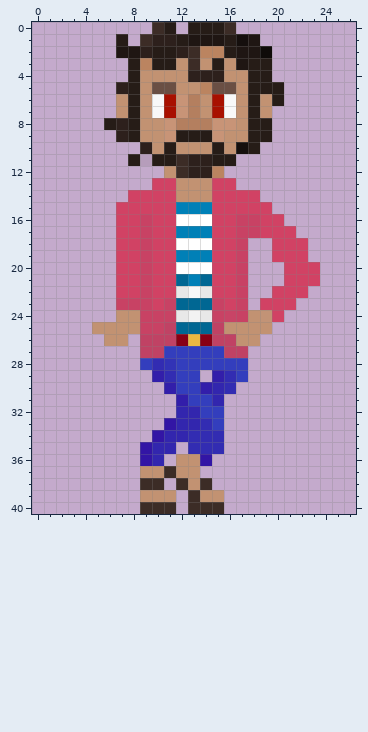
Pixel-art sprite: Tadzik/files/textures/isaydisco/1.png. Above, as it was before the edit.
The file is 27x41 pixels. Pixels under 10% opacity are left out. Colours within 5 levels of each other are drawn and written as one.
After:
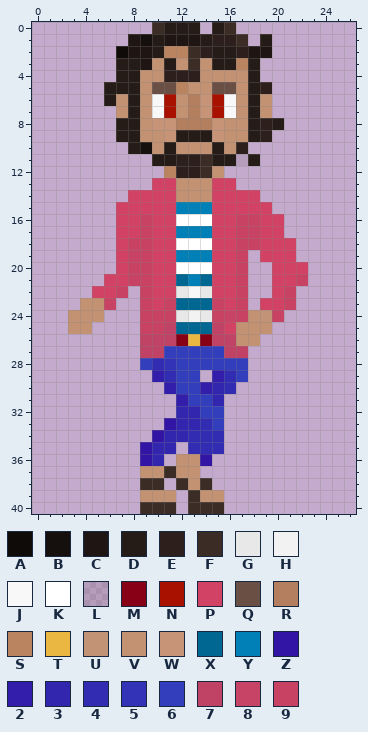
Palette (. is transparent): A #0f0b09  B #150f0d  C #1f1613  D #261c17  E #2d201c  F #3c2c26  G #e8e8e8  H #f2f2f2  J #f8f8f8  K #ffffff  L #49342e1c  M #880015  N #a81000  P #d14264  Q #6a4f44  R #b47f5f  S #bb8460  T #eab842  U #c29272f5  V #c29272  W #c89477  X #006793  Y #0080b7  Z #3215a5  2 #321eaa  3 #3226ae  4 #322cb2  5 #3233b6  6 #333ebd  7 #c04264  8 #c84264f9  9 #c84264
What changed:
y 0: x 12 . -> D; x 14 D -> .
y 1: x 7..12 D.FEED -> .CBDCC; x 14..19 CCDBC. -> DEEF.D
y 2: x 7 C -> A; x 9 E -> C; x 11..12 DE -> SS; x 14..15 SS -> ED; x 17 C -> E; x 19 A -> C
y 3: x 7 . -> D; x 9..10 SD -> CV; x 16..17 VC -> DS; x 19 D -> .
y 4: x 7 . -> D; x 11..12 VV -> EE; x 14..15 EE -> VV; x 19 D -> .
y 5: x 6..7 .E -> DD; x 12 V -> S; x 14 S -> V; x 19..20 DD -> E.
y 6: x 6 . -> D; x 12 W -> V; x 14 V -> W; x 20 D -> .
y 7: x 12 W -> V; x 14 V -> W
y 8: x 6..7 DE -> .D; x 10 V -> W; x 16 W -> V; x 19..20 D. -> ED
y 9: x 7 E -> D; x 19 D -> E
y 10: x 8..9 .E -> DB; x 17..18 BD -> E.
y 11: x 8..9 DL -> ..; x 12 F -> E; x 14 E -> F; x 17..18 .. -> LD
y 12: x 11..12 VF -> SE; x 14..15 ES -> FV
y 17: x 21 P -> .
y 18: x 8 P -> 9; x 18..19 .. -> 9P; x 22 P -> .
y 19: x 8 P -> 9; x 19 . -> P; x 22 P -> .
y 20: x 8 P -> 9; x 20 . -> P; x 23 P -> .
y 21: x 6 . -> P; x 8 P -> 9; x 20 . -> P; x 22..23 PP -> 9.
y 22: x 5..8 ..PP -> PP9.; x 21..22 PP -> 9.
y 23: x 4..8 ...99 -> VV9..; x 21 P -> 9
y 24: x 3..5 ... -> VVV; x 7..8 VV -> ..; x 20 P -> 9
y 25: x 3..8 ..VVVV -> VV....; x 16 V -> P
y 26: x 6..7 VV -> ..
Where, in picture pixels (left, top, right, bottom), the same in both pictures:
changed: (104, 22, 284, 178)
changed: (224, 226, 320, 334)
changed: (68, 238, 140, 346)
